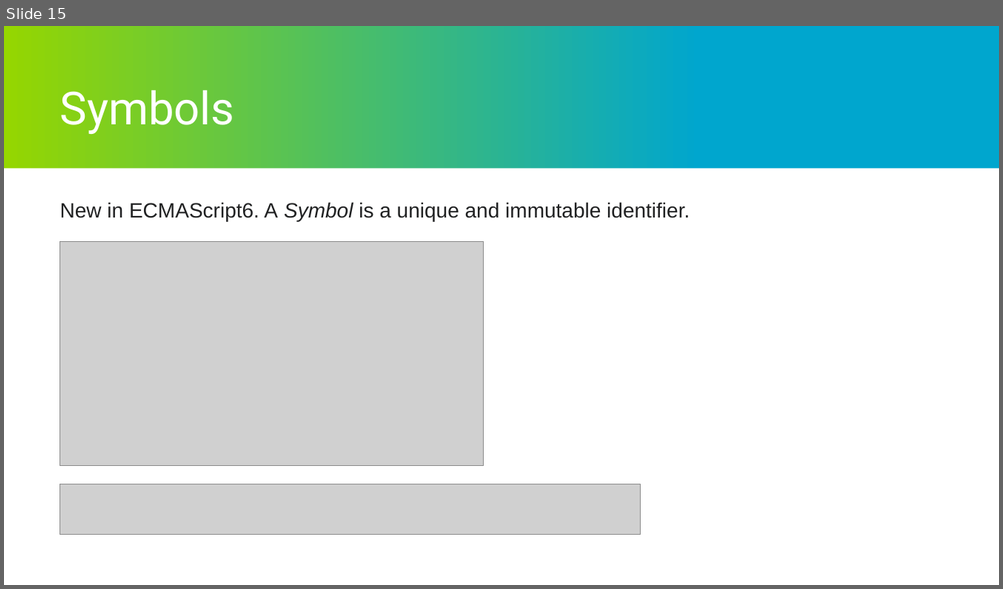
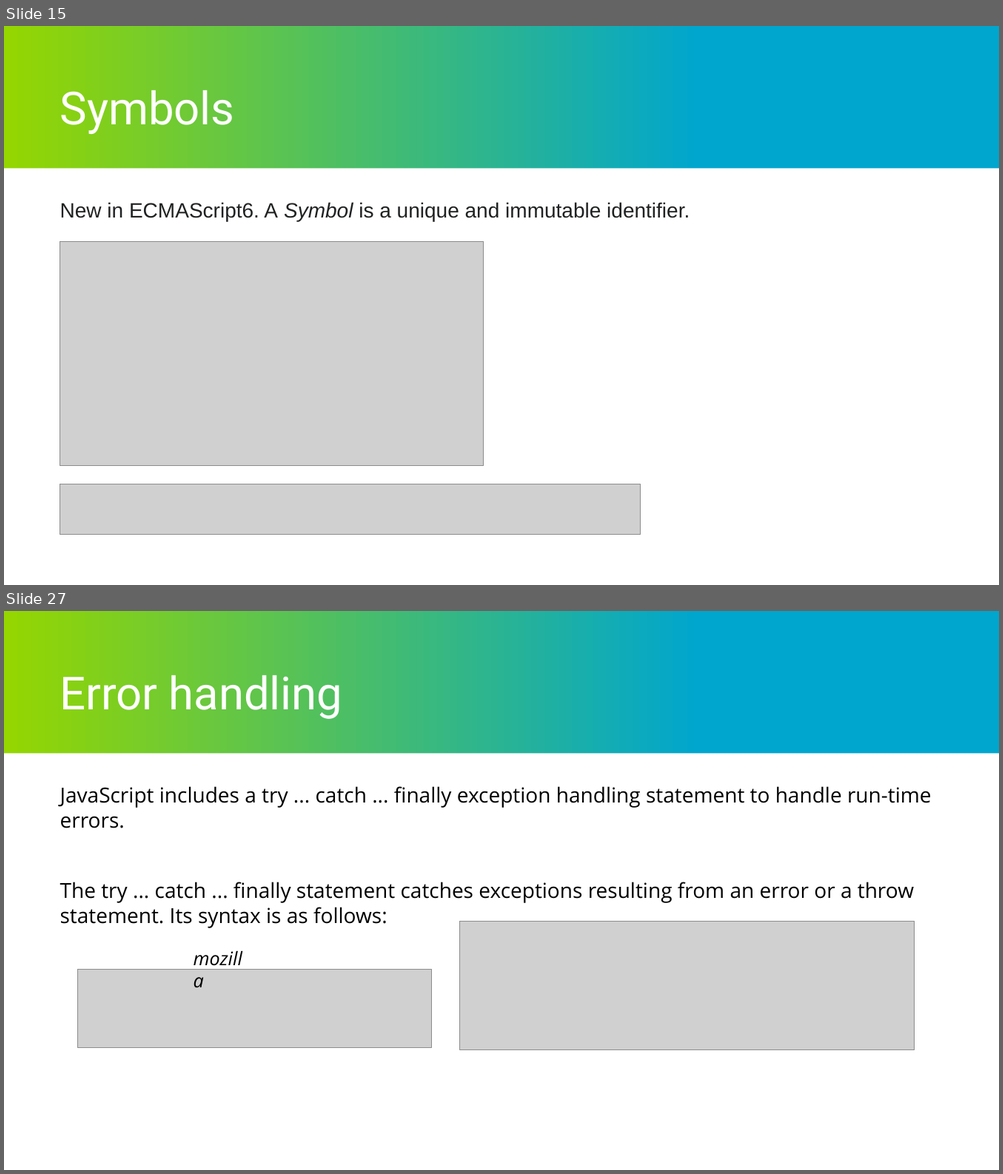
Before and after one commit to maksym-strus/presentations, a slide deck: Syntax.pptx. Shown one above the other, each under a label of ours: slide 15 before the commit, slides 15 and 27 after it; the slides between them are not shown. The pictures are 1003x589 and 1003x1174 pixels, drawn with LibreOffice and Linux fonts; fonts in the diff are those of the drawing; grey boxes stand for pictures; background and template pictures are left out. Boxes give left, top, right and bottom in pixels: in the first picture for what was removed or moved away, otherwise in the second. Text is boxed around its words. In the diff, an @@ line names an element or a change of style, - is before the commit and + after.

```diff
--- a/Syntax.pptx
+++ b/Syntax.pptx
@@ slide 27 added at box(4, 611, 999, 1170), background #000000; not listed: 2 template elements that a slide beside it also shows @@
@@ title added at box(60, 675, 342, 719), 44 pt, text #FFFFFF @@
+Error handling
@@ text added at box(60, 786, 931, 928), 20 pt, text #000000 @@
+JavaScript includes a try ... catch ... finally exception handling statement to handle run-time errors.
+The try ... catch ... finally statement catches exceptions resulting from an error or a throw statement. Its syntax is as follows:
@@ picture added at box(460, 921, 914, 1051) @@
@@ text added at box(186, 943, 260, 973), 18 pt, text #000000, italic @@
+mozilla
@@ picture added at box(78, 969, 432, 1048) @@
```
Also in this commit, not shown: 18 other slides added, 1 other file.
